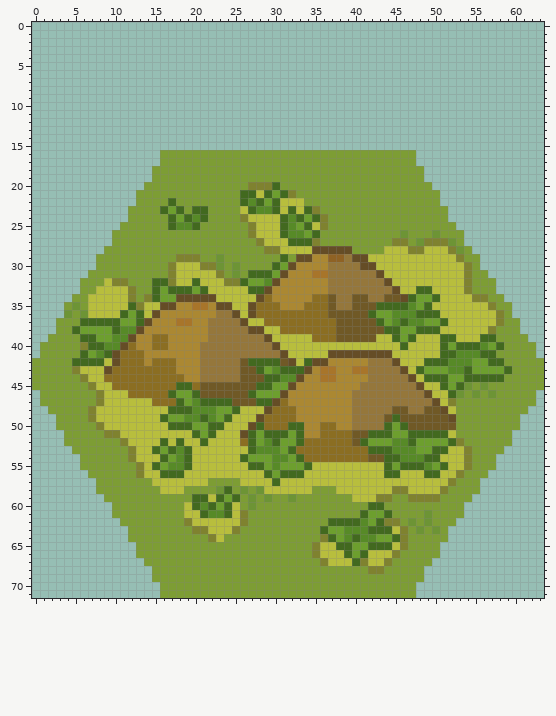
Sprite sheet, stored at Images/TileSets/Civ6 SR/Tiles/Chocolate Hills2.png. Above, as it was before the edit.
The file is 64x72 pixels. Colours within 5 levels of each other are drawn and written as one.
After the commit:
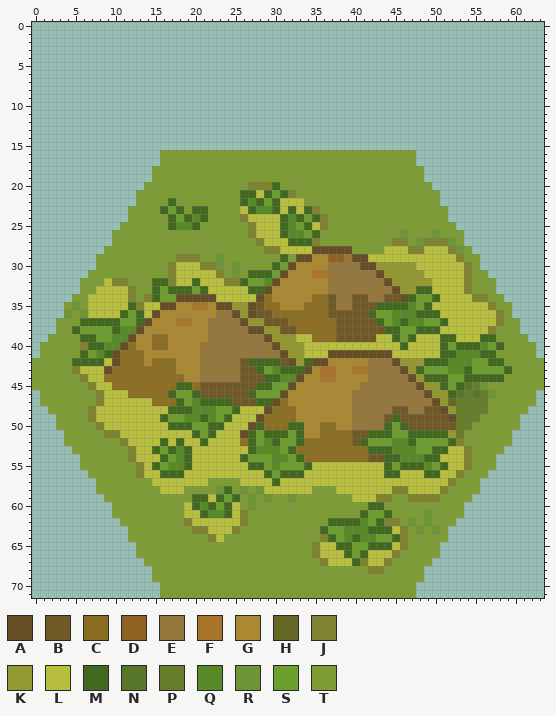
Palette (. is transparent): A #654d26  B #705926  C #8b6e22  D #8f6224  E #95773b  F #a8752a  G #ab8832  H #666826  J #7f822f  K #939831  L #b8be3d  M #42691f  N #57762a  P #647e2a  Q #578a27  R #6d9435  S #6d9f2e  T #7d9d34
Difference:
Colour B replaces colour C in row 35 at x 28; in row 36 at x 28 to 29; in row 37 at x 29 to 31; in row 38 at x 31 to 32.
Colour H replaces colour J in row 47 at x 52.
Colour K replaces colour L in row 30 at x 43 to 47; in row 31 at x 44 to 48; in row 32 at x 45 to 49; in row 33 at x 46 to 47; in row 35 at x 25 to 26; in row 36 at x 26.
Colour K replaces colour L in row 37 at x 27 to 28; in row 38 at x 29 to 30; in row 39 at x 30 to 32; in row 40 at x 31 to 33; in row 41 at x 32 to 33; in row 42 at x 33 and 46 to 48.
Colour K replaces colour L in row 43 at x 47; in row 44 at x 48; in row 45 at x 49 to 50; in row 46 at x 50 to 51; in row 47 at x 51; in row 48 at x 52.
Colour K replaces colour L in row 51 at x 52.
Colour N replaces colour R in row 45 at x 54; in row 46 at x 53 and 55.
Colour P replaces colour T in row 45 at x 55; in row 46 at x 54 and 56; in rows 47 to 48 at x 53 to 56; in row 49 at x 53 to 55; in row 50 at x 53 to 54; in row 51 at x 53.
Changed places in both pictures, as pixel boxes (x1, y1, x2, y2):
changed: (376, 262, 432, 294)
changed: (232, 302, 304, 366)
changed: (400, 358, 488, 438)
